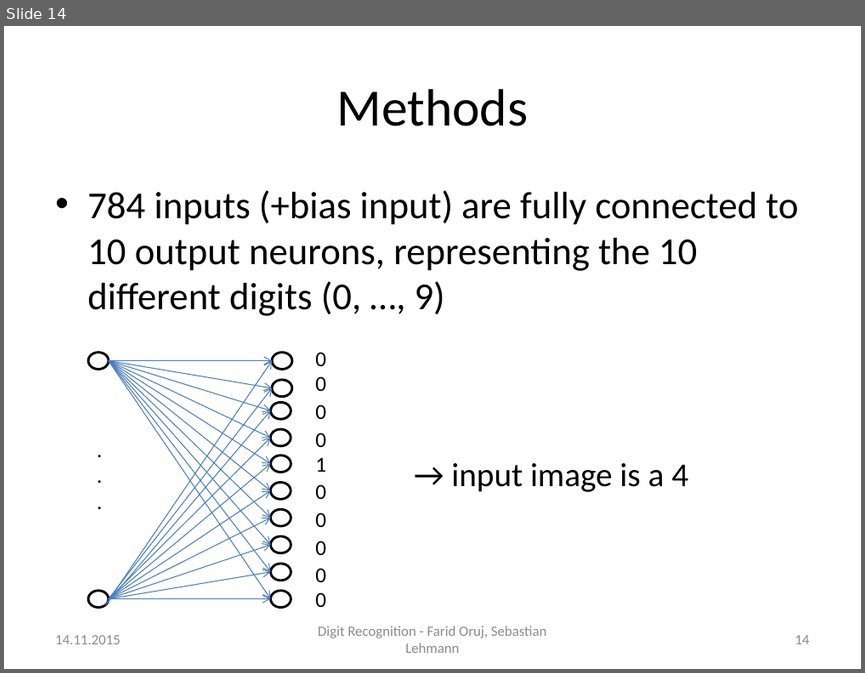
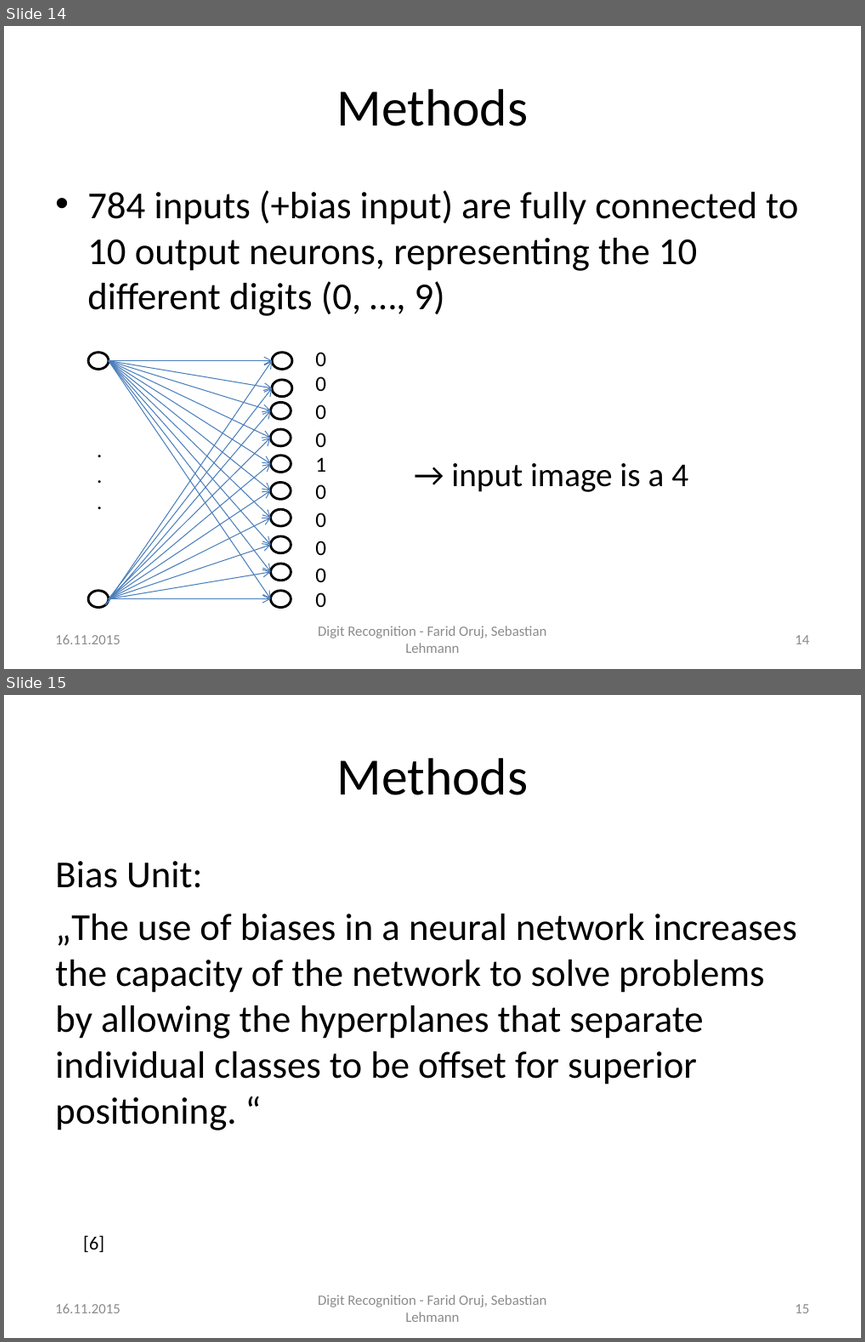
Before and after one commit to SebLeh/digit_recognition, a slide deck: presentation/code-presentation.pptx. Shown one above the other, each under a label of ours: slide 14 before the commit, slides 14 and 15 after it. The pictures are 865x673 and 865x1342 pixels, drawn with LibreOffice and Linux fonts; fonts in the diff are those of the drawing. Boxes give left, top, right and bottom in pixels: in the first picture for what was removed or moved away, otherwise in the second. Text is boxed around its words. In the diff, an @@ line names an element or a change of style, - is before the commit and + after.

```diff
--- a/presentation/code-presentation.pptx
+++ b/presentation/code-presentation.pptx
@@ slide 15 added at [4, 695, 861, 1338], background #FFFFFF @@
@@ title added at [336, 758, 528, 795], 44 pt, text #000000 @@
+Methods
@@ text added at [55, 861, 797, 1130], 32 pt, text #000000 @@
+Bias Unit:
+„The use of biases in a neural network increases the capacity of the network to solve problems by allowing the hyperplanes that separate individual classes to be offset for superior positioning. “
@@ text added at [83, 1235, 104, 1252], 16 pt, text #000000 @@
+[6]
@@ text added at [55, 1304, 120, 1313], 12 pt, text #8C8C8C @@
+16.11.2015
@@ text added at [318, 1294, 546, 1321], 12 pt, text #8C8C8C @@
+Digit Recognition - Farid Oruj, Sebastian Lehmann
@@ page number added at [794, 1304, 809, 1313], 12 pt, text #8C8C8C @@
+15
@@ slide 14 changed as well @@
@@ text at [55, 635, 120, 644]: text changed @@
-14.11.2015
+16.11.2015
```
Also in this commit, not shown: 20 other slides changed, 3 other slides added, 1 slide removed, 4 other files.
